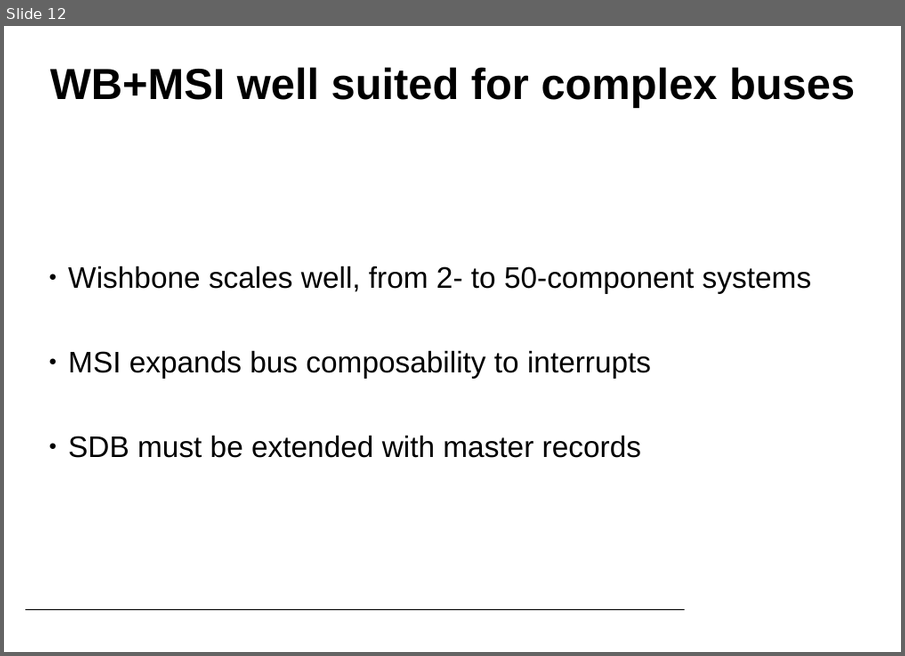
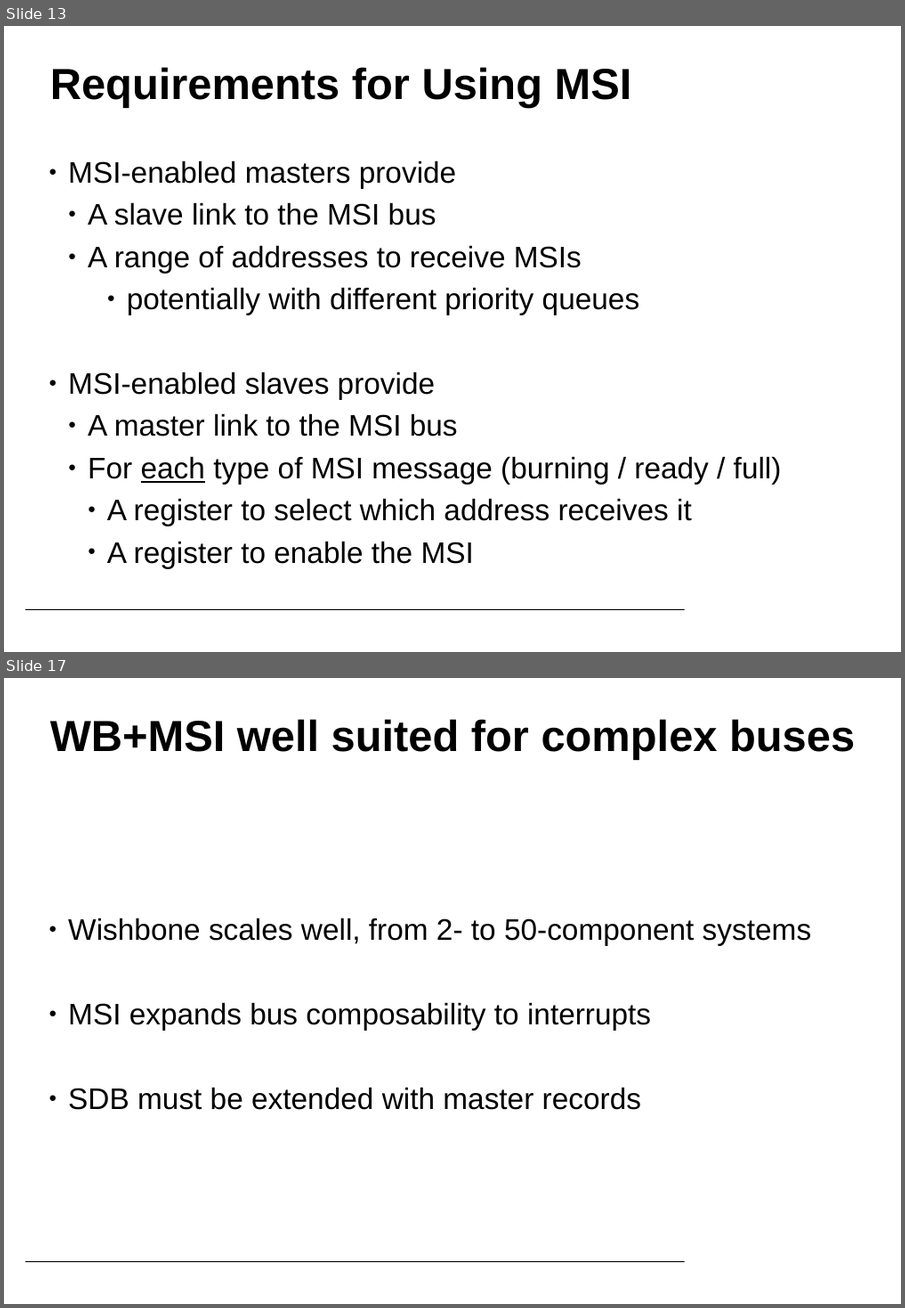
Before and after one commit to terpstra/wbmsi, a slide deck: THHA2O03_talk.odp. Shown one above the other, each under a label of ours: slide 12 before the commit, slides 13 and 17 after it; the slides between them are not shown. The pictures are 905x656 and 905x1308 pixels, drawn with LibreOffice and Linux fonts; fonts in the diff are those of the drawing; background and template pictures are left out. Boxes give left, top, right and bottom in pixels: in the first picture for what was removed or moved away, otherwise in the second. Text is boxed around its words. In the diff, an @@ line names an element or a change of style, - is before the commit and + after.

```diff
--- a/THHA2O03_talk.odp
+++ b/THHA2O03_talk.odp
@@ slide 13 added at bbox=[4, 26, 901, 652], background #FFFFFF; not listed: 1 template element that a slide beside it also shows @@
@@ title added at bbox=[50, 67, 632, 107], 38 pt, text #000000, bold @@
+Requirements for Using MSI
@@ subtitle added at bbox=[68, 160, 782, 568], 26 pt, text #000000 @@
+● MSI-enabled masters provide
+  ● A slave link to the MSI bus
+  ● A range of addresses to receive MSIs
+      ● potentially with different priority queues
+● MSI-enabled slaves provide
+  ● A master link to the MSI bus
+  ● For each type of MSI message (burning / ready / full)
+    ● A register to select which address receives it
+    ● A register to enable the MSI
@@ what was slide 12 is now slide 17 @@
```
Also in this commit, not shown: 11 slides changed, 4 other slides added.
